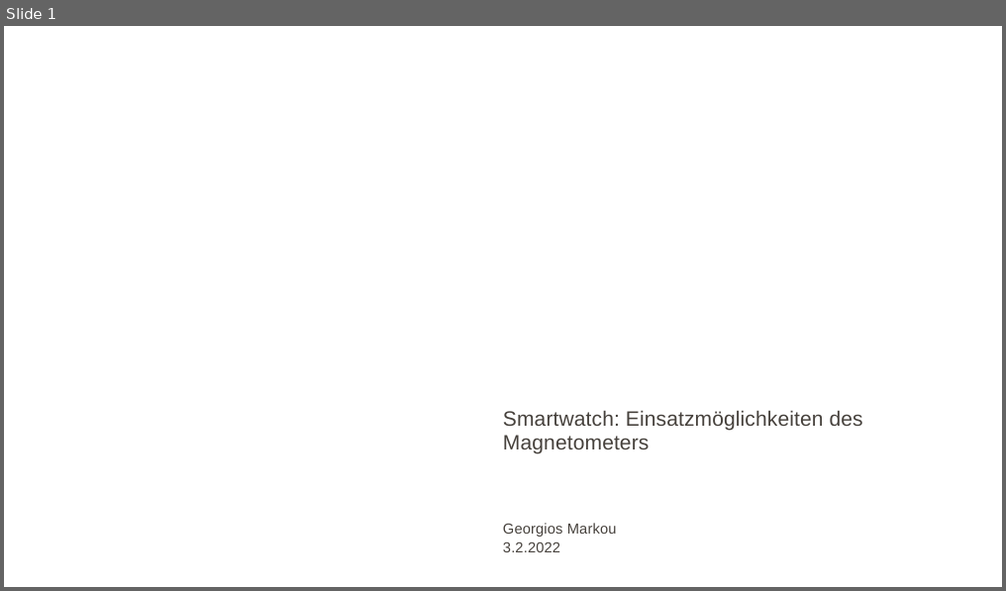
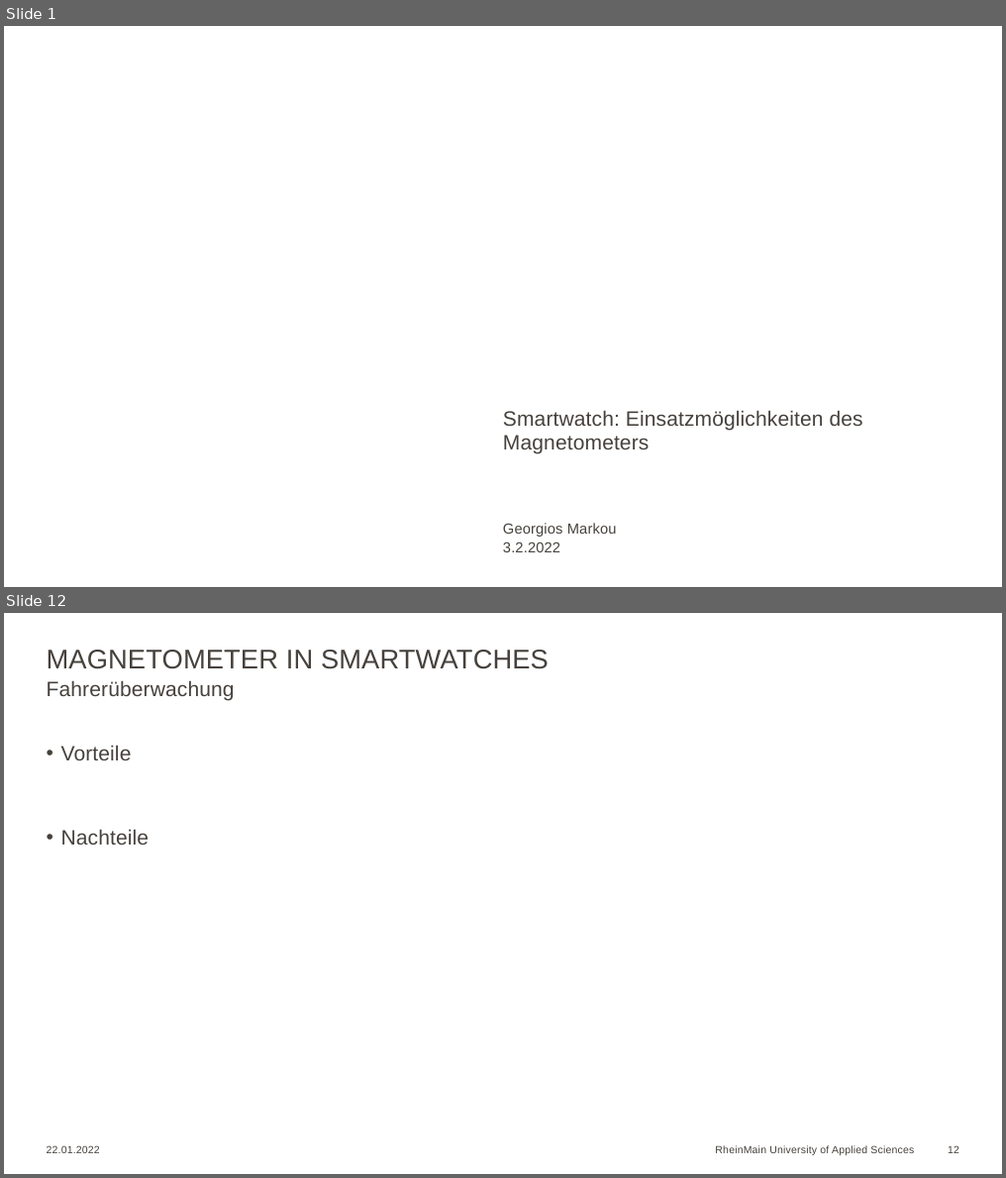
Before and after one commit to Georgios24816/hsrm, a slide deck: 5/Seminar/Georgios_Markou_10.odp. Shown one above the other, each under a label of ours: slide 1 before the commit, slides 1 and 12 after it; the slides between them are not shown. The pictures are 1006x591 and 1006x1178 pixels, drawn with LibreOffice and Linux fonts; fonts in the diff are those of the drawing; background and template pictures are left out. Boxes give left, top, right and bottom in pixels: in the first picture for what was removed or moved away, otherwise in the second. Text is boxed around its words. In the diff, an @@ line names an element or a change of style, - is before the commit and + after.

```diff
--- a/5/Seminar/Georgios_Markou_10.odp
+++ b/5/Seminar/Georgios_Markou_10.odp
@@ slide 12 added at <box>4,613,1002,1174</box>, background #FFFFFF @@
@@ title added at <box>47,650,548,669</box>, 26 pt, text #46413C @@
+MAGNETOMETER IN SMARTWATCHES
@@ text added at <box>47,680,235,701</box>, 20 pt, text #46413C @@
+Fahrerüberwachung
@@ text added at <box>61,745,150,845</box>, 20 pt, text #46413C @@
+• Vorteile
+• Nachteile
@@ text added at <box>47,1146,100,1154</box>, 10 pt, text #46413C @@
+22.01.2022
@@ text added at <box>715,1146,914,1156</box>, 10 pt, text #46413C @@
+RheinMain University of Applied Sciences
@@ page number added at <box>947,1146,959,1154</box>, 10 pt, text #46413C @@
+12
```
Also in this commit, not shown: 10 slides changed, 2 other slides added, 4 other files.
